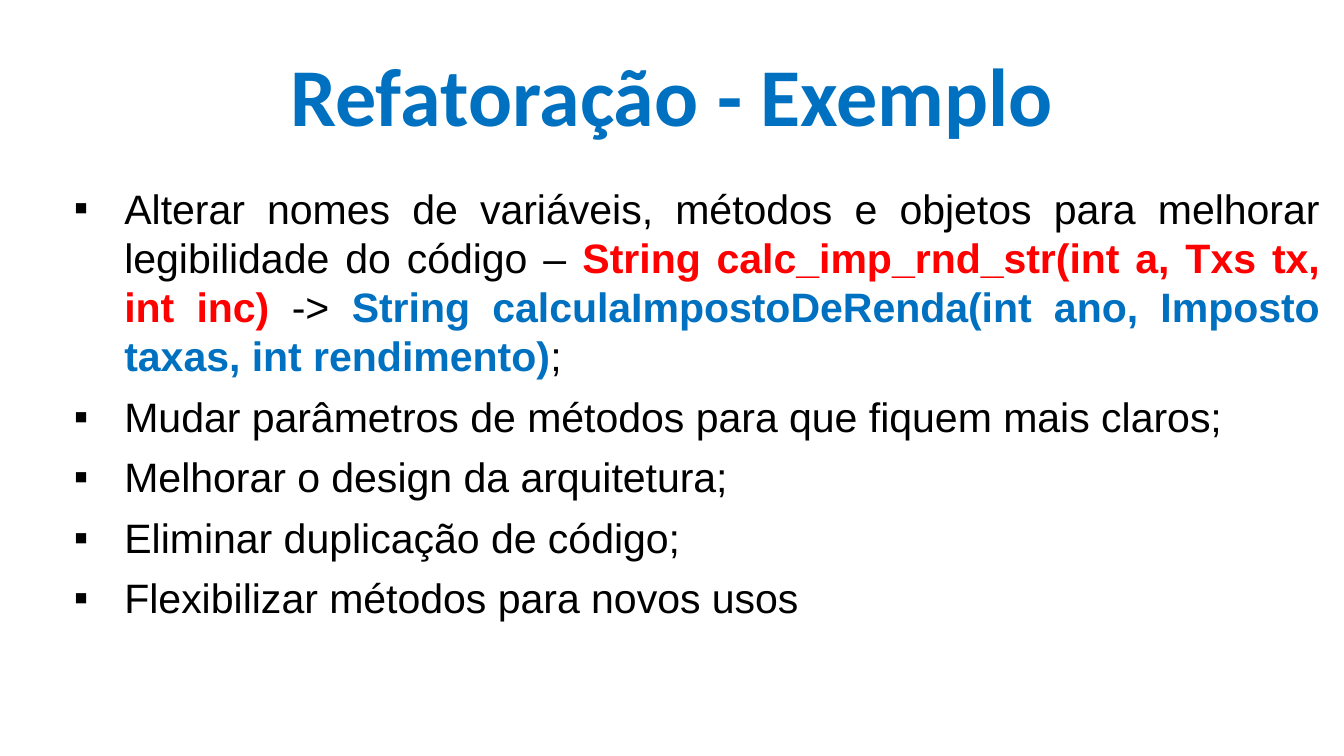
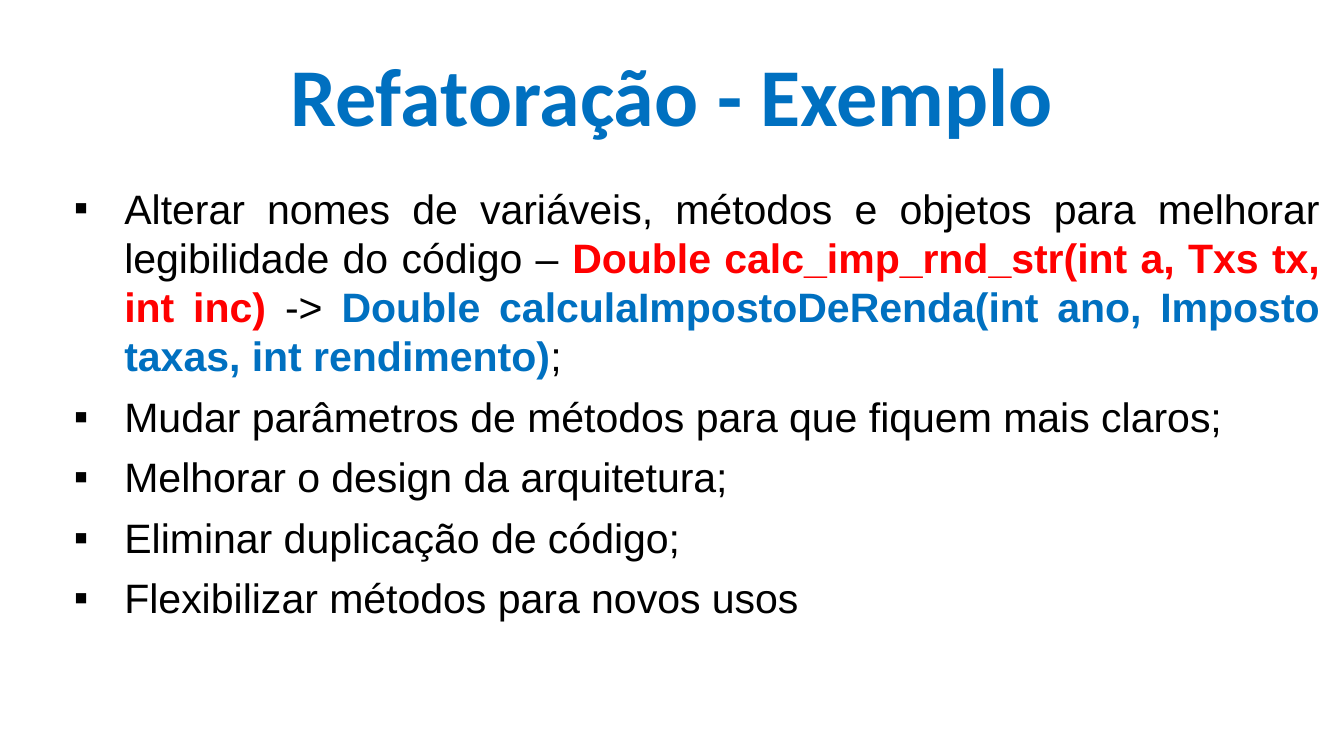
Before and after one commit to CloudEducationBrazil/WydenEngenhariaDeSoftware, a slide deck: slide 19 of 01 Classes/Aulas 05 e 06 Refatoração e Code-Smell.pptx. Drawn at 1344x756 pixels with LibreOffice and Linux fonts; fonts in the diff are those of the drawing; background and template pictures are left out. Boxes give left, top, right and bottom in pixels: in the first picture for what was removed or moved away, otherwise in the second. Text is boxed around its words. In the diff, an @@ line names an element or a change of style, - is before the commit and + after.

```diff
--- a/01 Classes/Aulas 05 e 06 Refatoração e Code-Smell.pptx
+++ b/01 Classes/Aulas 05 e 06 Refatoração e Code-Smell.pptx
@@ text at [124,193,1320,380]: text changed @@
-▪ Alterar nomes de variáveis, métodos e objetos para melhorar legibilidade do código – String calc_imp_rnd_str(int a, Txs tx, int inc) -> String calculaImpostoDeRenda(int ano, Imposto taxas, int rendimento);
+▪ Alterar nomes de variáveis, métodos e objetos para melhorar legibilidade do código – Double calc_imp_rnd_str(int a, Txs tx, int inc) -> Double calculaImpostoDeRenda(int ano, Imposto taxas, int rendimento);
```
Also in this commit, not shown: 7 other slides changed, 2 slides added, 1 other file.
